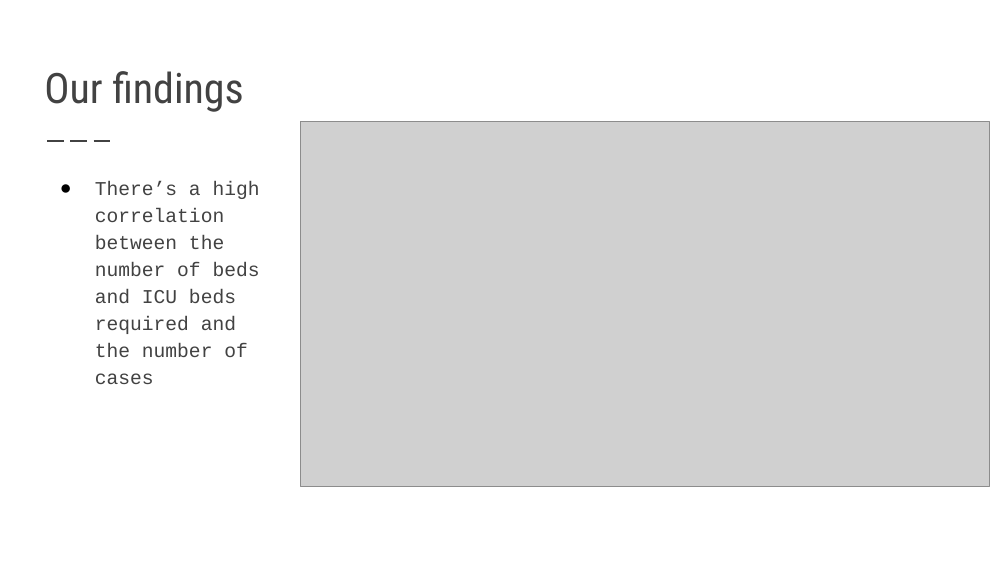
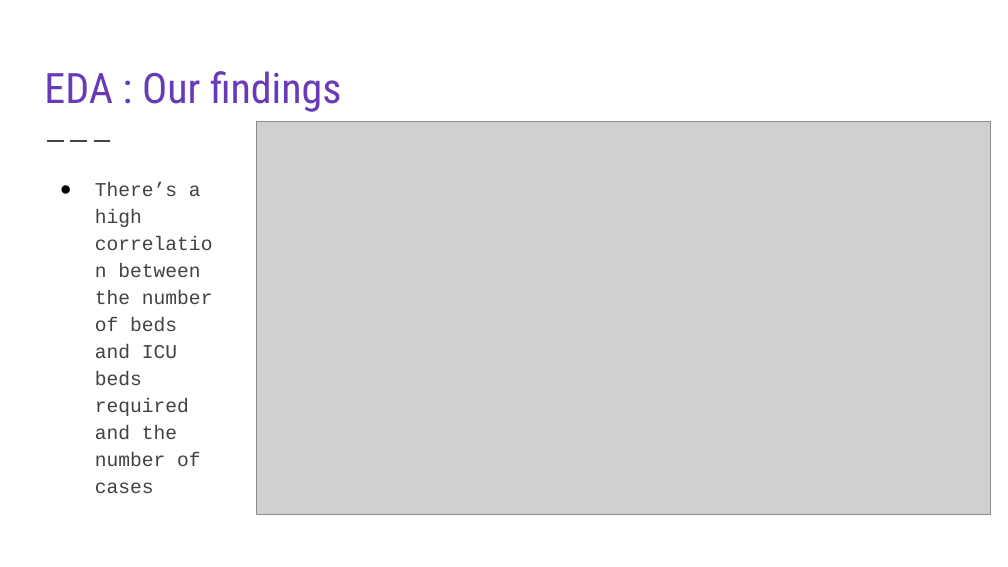
Before and after one commit to VardhiniM/COVID-19-Hackathon, a slide deck: slide 8 of Order of Phoenix.pptx. Drawn at 1008x567 pixels with LibreOffice and Linux fonts; fonts in the diff are those of the drawing; grey boxes stand for pictures. Boxes give left, top, right and bottom in pixels: in the first picture for what was removed or moved away, otherwise in the second. Text is boxed around its words. In the diff, an @@ line names an element or a change of style, - is before the commit and + after.

```diff
--- a/Order of Phoenix.pptx
+++ b/Order of Phoenix.pptx
@@ title at box(44, 71, 341, 112): text changed; text colour #424242 to #673AB7 @@
-Our findings
+EDA : Our findings
@@ picture: place and size @@
-picture at box(300, 122, 989, 486)
+picture at box(256, 122, 991, 515)
@@ text "There’s a high correlation between ..." rewrapped from box(95, 181, 260, 384) to box(95, 182, 213, 493) @@
```
Also in this commit, not shown: 10 other slides changed, 1 slide added, 2 slides removed.
